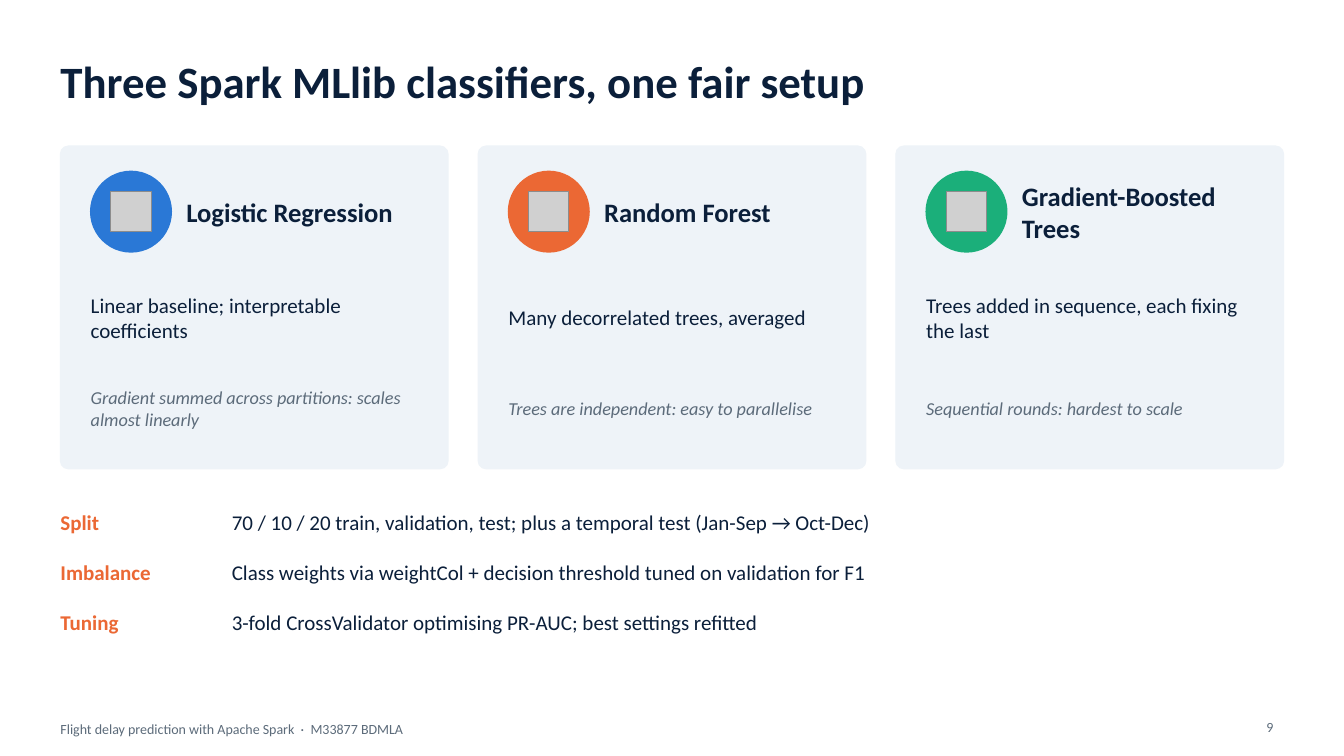
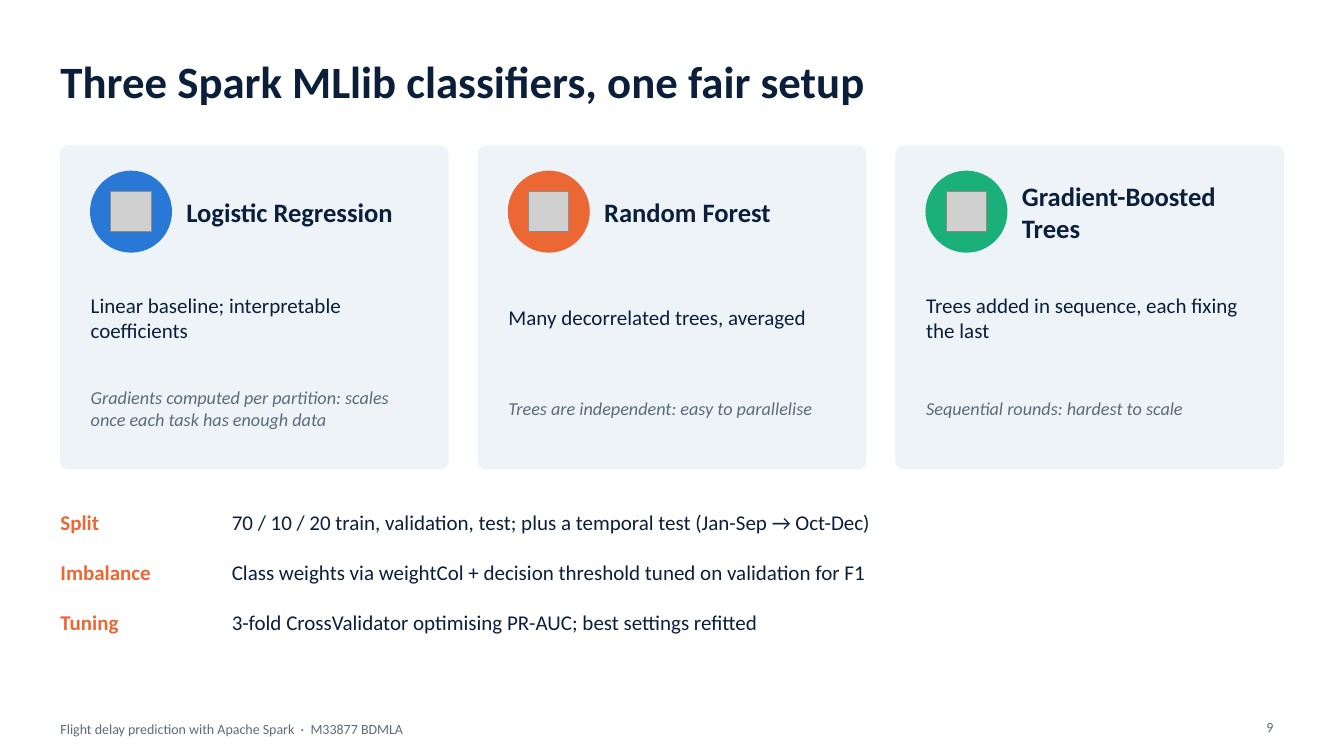
Before and after one commit to tiong0526/clone-21092024, a slide deck: slide 9 of bdmla-flight-delay/presentation/BDMLA_CW1_Flight_Delay_Presentation.pptx. Drawn at 1344x756 pixels with LibreOffice and Linux fonts; fonts in the diff are those of the drawing; grey boxes stand for pictures. Boxes give left, top, right and bottom in pixels: in the first picture for what was removed or moved away, otherwise in the second. Text is boxed around its words. In the diff, an @@ line names an element or a change of style, - is before the commit and + after.

```diff
--- a/bdmla-flight-delay/presentation/BDMLA_CW1_Flight_Delay_Presentation.pptx
+++ b/bdmla-flight-delay/presentation/BDMLA_CW1_Flight_Delay_Presentation.pptx
@@ text at <box>91,391,389,429</box>: text changed @@
-Gradient summed across partitions: scales almost linearly
+Gradients computed per partition: scales once each task has enough data
```
Also in this commit, not shown: 10 other slides changed, 21 other files.
